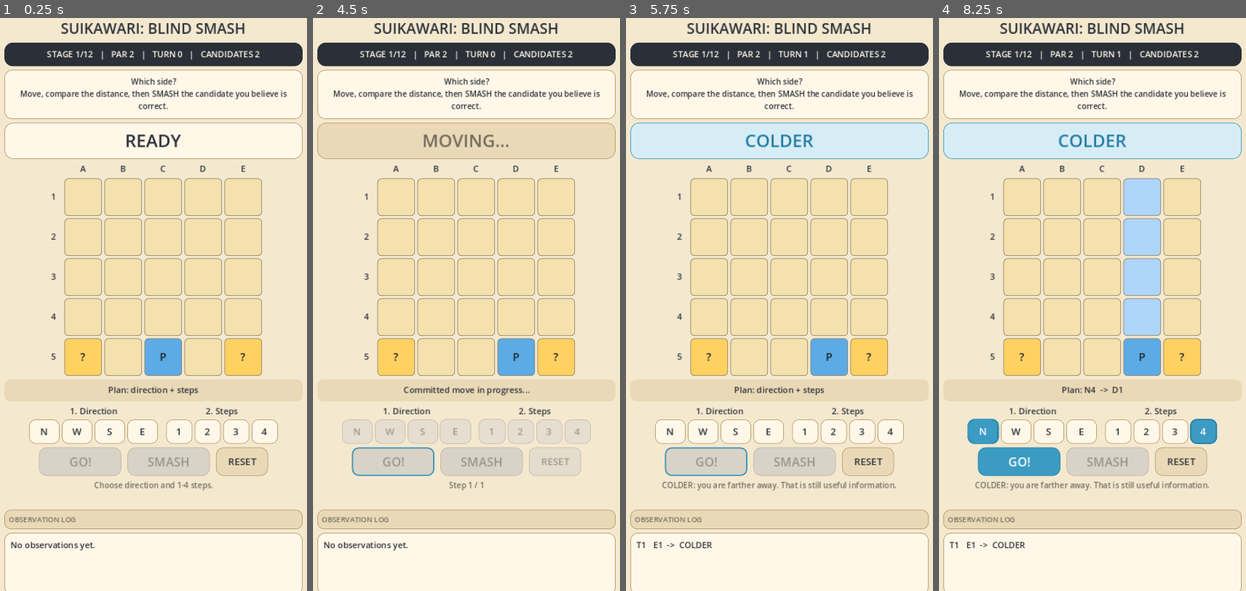
Above: before the commit, frames 1-4 (left to right).
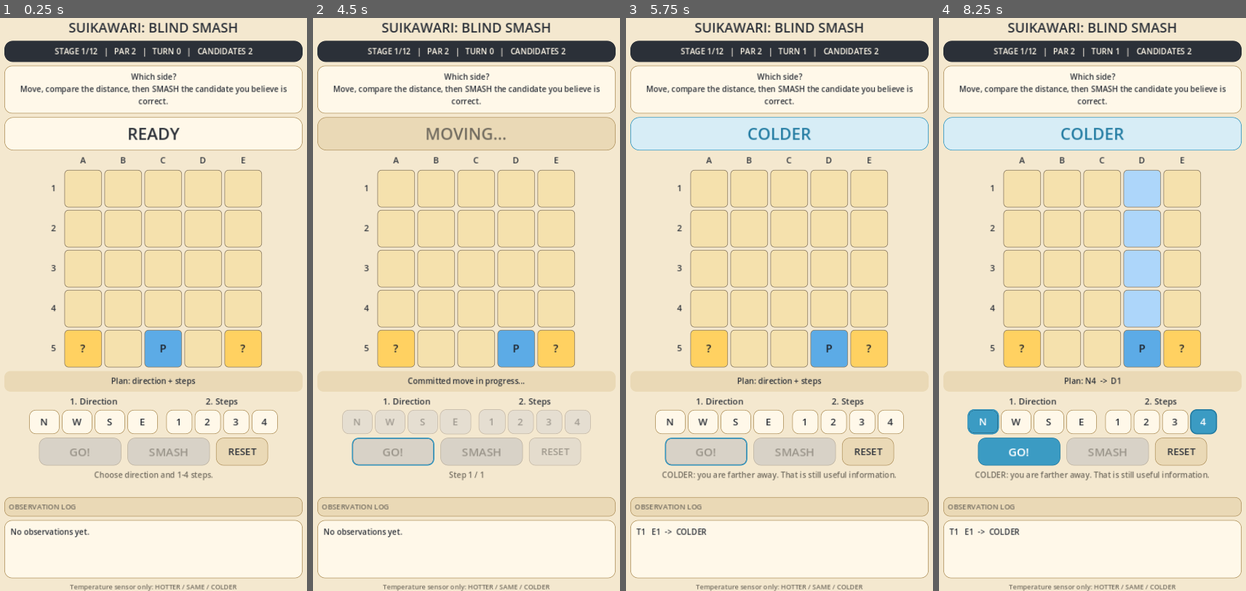
Above: after the commit, the same moments.

Repository: madowaku/suikawari-blind-smash
Game: Godot game, scene res://src/main.tscn
The game is run twice, just before and just after one commit, with the same random seed, the same clock (stepped at 60 frames per second) and the same inputs.
Inputs:
- Up to frame 1 (0.25 s): no input
- Up to frame 2 (4.5 s): click "N" at 0.5 s; click "W" at 1.25 s; click "S" at 2 s; click "E" at 2.75 s; click "1" at 3.5 s; click "GO!" at 4.25 s
- Up to frame 3 (5.75 s): tap Enter at 5 s
- Up to frame 4 (8.25 s): click "2" at 5.75 s; click "3" at 6.5 s; click "4" at 7.25 s; click "N" at 8 s

The runs differ from the first frame. In frame 1, 30% of the frame differs, in the area x 1-99%, y 0-100%; in frame 2, 28%; in frame 3, 31%; in frame 4, 31%.

Commit message:
feat: apply typography roles and tighten UI polish v0.2

Diff:
--- a/src/ui_polish.gd
+++ b/src/ui_polish.gd
@@ -9,6 +9,9 @@
 var direction_buttons = {}
 var step_buttons = {}
 var stick_buttons = {}
+var heading_font: Font
+var body_font: Font
+var mono_font: Font
 
 
 func _ready() -> void:
@@ -33,6 +36,9 @@
 	if header_label == null or rule_label == null or result_label == null or log_label == null:
 		return
 
+	heading_font = UITheme.heading_font()
+	body_font = UITheme.body_font()
+	mono_font = UITheme.mono_font()
 	game.theme = UITheme.build_theme()
 	_style_background()
 	_style_title()
@@ -46,11 +52,11 @@
 	step_buttons = game.get("step_buttons")
 	stick_buttons = game.get("stick_buttons")
 	for button in direction_buttons.values():
-		_style_choice_button(button as Button)
+		_style_choice_button(button as Button, true)
 	for button in step_buttons.values():
-		_style_choice_button(button as Button)
+		_style_choice_button(button as Button, true)
 	for button in stick_buttons.values():
-		_style_choice_button(button as Button)
+		_style_choice_button(button as Button, false)
 
 	_style_primary_action(go_button)
 	_style_smash_action(smash_button)
@@ -80,36 +86,41 @@
 	var title := _find_label(game, "SUIKAWARI: BLIND SMASH")
 	if title == null:
 		return
+	title.add_theme_font_override("font", heading_font)
 	title.add_theme_color_override("font_color", UITheme.FOREGROUND)
-	title.add_theme_font_size_override("font_size", 24)
+	title.add_theme_font_size_override("font_size", 22)
 
 
 func _style_hud(header_label: Label, rule_label: Label) -> void:
-	header_label.custom_minimum_size = Vector2(0, 38)
+	header_label.custom_minimum_size = Vector2(0, 34)
+	header_label.add_theme_font_override("font", mono_font)
 	header_label.add_theme_color_override("font_color", UITheme.SURFACE)
-	header_label.add_theme_font_size_override("font_size", 14)
-	header_label.add_theme_stylebox_override("normal", UITheme.box(UITheme.FOREGROUND, UITheme.FOREGROUND, 14, 0, 9))
-
-	rule_label.custom_minimum_size = Vector2(0, 58)
+	header_label.add_theme_font_size_override("font_size", 13)
+	header_label.add_theme_stylebox_override("normal", UITheme.box(UITheme.FOREGROUND, UITheme.FOREGROUND, 14, 0, 8))
+
+	rule_label.custom_minimum_size = Vector2(0, 52)
+	rule_label.add_theme_font_override("font", body_font)
 	rule_label.add_theme_color_override("font_color", UITheme.FOREGROUND)
 	rule_label.add_theme_font_size_override("font_size", 13)
 	rule_label.add_theme_constant_override("line_spacing", 2)
-	rule_label.add_theme_stylebox_override("normal", UITheme.box(UITheme.SURFACE, UITheme.BORDER, 12, 1, 10))
+	rule_label.add_theme_stylebox_override("normal", UITheme.box(UITheme.SURFACE, UITheme.BORDER, 12, 1, 9))
 
 
 func _style_plan(plan_label: Label) -> void:
 	if plan_label == null:
 		return
-	plan_label.custom_minimum_size = Vector2(0, 36)
+	plan_label.custom_minimum_size = Vector2(0, 34)
+	plan_label.add_theme_font_override("font", mono_font)
 	plan_label.add_theme_color_override("font_color", UITheme.FOREGROUND)
-	plan_label.add_theme_font_size_override("font_size", 14)
+	plan_label.add_theme_font_size_override("font_size", 13)
 	plan_label.add_theme_stylebox_override("normal", UITheme.box(UITheme.SURFACE_MUTED, Color(0, 0, 0, 0), 10, 0, 7))
 
 
 func _style_message(message_label: Label) -> void:
 	if message_label == null:
 		return
-	message_label.custom_minimum_size = Vector2(0, 44)
+	message_label.custom_minimum_size = Vector2(0, 40)
+	message_label.add_theme_font_override("font", body_font)
 	message_label.add_theme_color_override("font_color", UITheme.FOREGROUND_MUTED)
 	message_label.add_theme_font_size_override("font_size", 13)
 
@@ -117,26 +128,30 @@
 func _style_log(log_label: Label) -> void:
 	var log_title := _find_label(game, "OBSERVATION LOG")
 	if log_title != null:
+		log_title.add_theme_font_override("font", heading_font)
 		log_title.add_theme_color_override("font_color", UITheme.FOREGROUND_MUTED)
 		log_title.add_theme_font_size_override("font_size", 12)
 		log_title.add_theme_stylebox_override("normal", UITheme.box(UITheme.SURFACE_MUTED, UITheme.BORDER, 10, 1, 7))
-	log_label.custom_minimum_size = Vector2(0, 102)
+	log_label.custom_minimum_size = Vector2(0, 96)
+	log_label.add_theme_font_override("font", mono_font)
 	log_label.add_theme_color_override("font_color", UITheme.FOREGROUND)
-	log_label.add_theme_font_size_override("font_size", 14)
-	log_label.add_theme_constant_override("line_spacing", 4)
+	log_label.add_theme_font_size_override("font_size", 13)
+	log_label.add_theme_constant_override("line_spacing", 5)
 	log_label.add_theme_stylebox_override("normal", UITheme.box(UITheme.SURFACE, UITheme.BORDER, 12, 1, 10))
 
 
 func _style_footer(footer_label: Label) -> void:
 	if footer_label == null:
 		return
+	footer_label.add_theme_font_override("font", body_font)
 	footer_label.add_theme_color_override("font_color", UITheme.FOREGROUND_MUTED)
 	footer_label.add_theme_font_size_override("font_size", 11)
 
 
-func _style_choice_button(button: Button) -> void:
-	if button == null:
-		return
+func _style_choice_button(button: Button, use_mono: bool) -> void:
+	if button == null:
+		return
+	button.add_theme_font_override("font", mono_font if use_mono else body_font)
 	button.add_theme_stylebox_override("normal", UITheme.box(UITheme.SURFACE, UITheme.BORDER, 10, 1, 7))
 	button.add_theme_stylebox_override("hover", UITheme.box(Color("fffdf6"), UITheme.PRIMARY, 10, 1, 7))
 	button.add_theme_stylebox_override("pressed", UITheme.box(UITheme.PRIMARY, UITheme.PRIMARY_DARK, 10, 2, 7))
@@ -150,6 +165,7 @@
 func _style_primary_action(button: Button) -> void:
 	if button == null:
 		return
+	button.add_theme_font_override("font", heading_font)
 	button.add_theme_stylebox_override("normal", UITheme.box(UITheme.PRIMARY, UITheme.PRIMARY_DARK, 12, 1, 9))
 	button.add_theme_stylebox_override("hover", UITheme.box(Color("4cadd4"), UITheme.PRIMARY_DARK, 12, 1, 9))
 	button.add_theme_stylebox_override("pressed", UITheme.box(UITheme.PRIMARY_DARK, UITheme.PRIMARY_DARK, 12, 1, 9))
@@ -157,12 +173,13 @@
 	button.add_theme_color_override("font_color", Color.WHITE)
 	button.add_theme_color_override("font_hover_color", Color.WHITE)
 	button.add_theme_color_override("font_pressed_color", Color.WHITE)
-	button.add_theme_font_size_override("font_size", 20)
+	button.add_theme_font_size_override("font_size", 19)
 
 
 func _style_smash_action(button: Button) -> void:
 	if button == null:
 		return
+	button.add_theme_font_override("font", heading_font)
 	button.add_theme_stylebox_override("normal", UITheme.box(UITheme.ACCENT, UITheme.ACCENT_DARK, 12, 1, 9))
 	button.add_theme_stylebox_override("hover", UITheme.box(Color("ef7359"), UITheme.ACCENT_DARK, 12, 1, 9))
 	button.add_theme_stylebox_override("pressed", UITheme.box(UITheme.ACCENT_DARK, UITheme.ACCENT_DARK, 12, 1, 9))
@@ -170,12 +187,13 @@
 	button.add_theme_color_override("font_color", Color.WHITE)
 	button.add_theme_color_override("font_hover_color", Color.WHITE)
 	button.add_theme_color_override("font_pressed_color", Color.WHITE)
-	button.add_theme_font_size_override("font_size", 20)
+	button.add_theme_font_size_override("font_size", 19)
 
 
 func _style_reset_action(button: Button) -> void:
 	if button == null:
 		return
+	button.add_theme_font_override("font", body_font)
 	button.add_theme_stylebox_override("normal", UITheme.box(UITheme.SURFACE_MUTED, UITheme.BORDER, 12, 1, 9))
 	button.add_theme_stylebox_override("hover", UITheme.box(UITheme.SURFACE, UITheme.PRIMARY, 12, 1, 9))
 	button.add_theme_color_override("font_color", UITheme.FOREGROUND)
@@ -215,10 +233,11 @@
 	elif last_result_text.begins_with("MOVING"):
 		background = UITheme.SURFACE_MUTED
 		foreground = UITheme.FOREGROUND_MUTED
-	result_label.custom_minimum_size = Vector2(0, 60)
-	result_label.add_theme_font_size_override("font_size", 29)
+	result_label.custom_minimum_size = Vector2(0, 54)
+	result_label.add_theme_font_override("font", heading_font)
+	result_label.add_theme_font_size_override("font_size", 27)
 	result_label.add_theme_color_override("font_color", foreground)
-	result_label.add_theme_stylebox_override("normal", UITheme.box(background, border, 14, 1, 9))
+	result_label.add_theme_stylebox_override("normal", UITheme.box(background, border, 14, 1, 8))
 
 
 func _update_selected_motion(delta: float) -> void:
@@ -236,7 +255,7 @@
 	for child in root.get_children():
 		if child is Label and (child as Label).text == target_text:
 			return child as Label
-		var nested := _find_label(child, target_text)
+		var nested: Label = _find_label(child, target_text)
 		if nested != null:
 			return nested
 	return null
